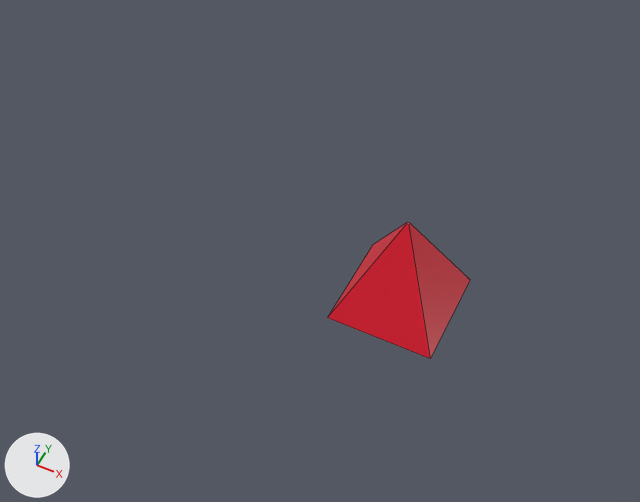
Renders of the Blender file beginner 3d project/MyFristFile.blend from each side of a commit.
Before and after are seen from a 50 mm lens placed at (3.27, -9.85, 11.8), pointed at (-1.98, 0.65, -1.33). Arrows for +X, +Y and +Z are at lower left; the lights stay in place. Mesh edges are drawn as thin lines.
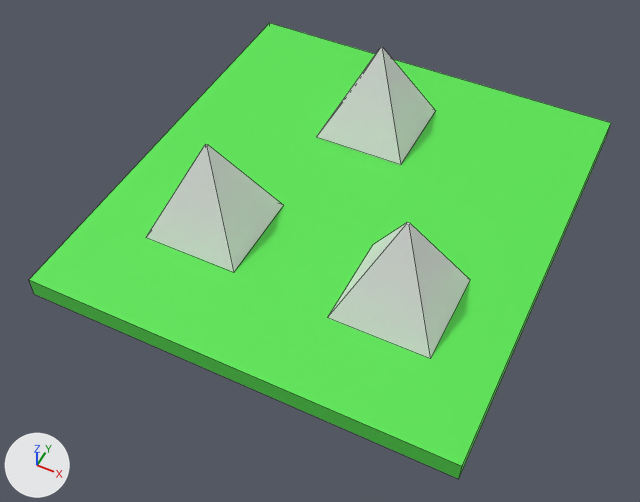
The newer file is also turned or shifted as a whole; pictures and numbers use the older file's frame.

Location of each change, (x1, y1, x2, y2) in pixels of the pictures (640 x 502 px):
'Cube.003', added (green): after (29, 23, 611, 479)
'Cube', recoloured: (328, 222, 470, 358) in both
'pyr2', added: after (146, 144, 283, 272)
'pyr 3', added: after (317, 47, 435, 165)

The edits, one by one:
Material 'Material.001' (mat_material_001) is new.
Its base color is (0.1, 0.794, 0.0844) (green #59e652).
me_cube has 8 vertices, 6 faces and spans x -1.0..1.0, y -1.0..1.0, z -1.0..1.0.
me_cube no longer uses material mat_material.
Mesh me_cube_003 is new.
It is a box spanning x -5.43..3.2, y -2.62..6.77, z 0.57..1.0.
It uses material mat_material_001 (green #59e652).
Object 'Cube.003' (ob_cube_003) is new; it shows me_cube_003.
Its location is (-0.98, -0.08, -2.0).
Object 'pyr 3' (ob_pyr_3) is new; it shows a copy of the mesh of ob_cube.
Its location is (-2.41, 4.32, 0.01).
Object 'pyr2' (ob_pyr2) is new; it shows a copy of the mesh of ob_cube.
Its location is (-4.06, 0.18, -0.01).
